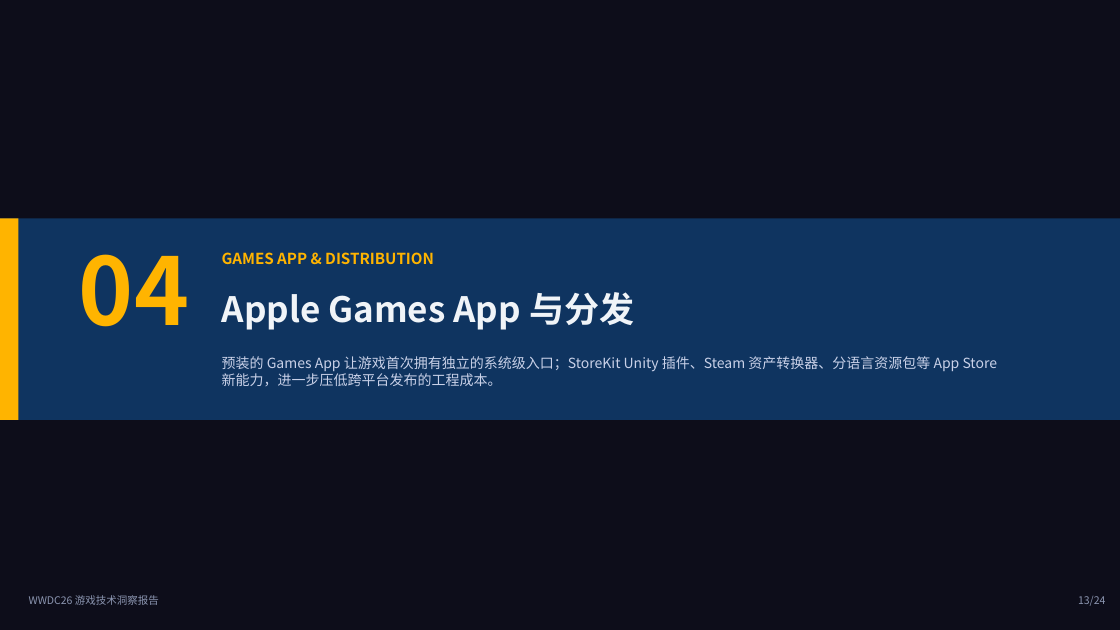
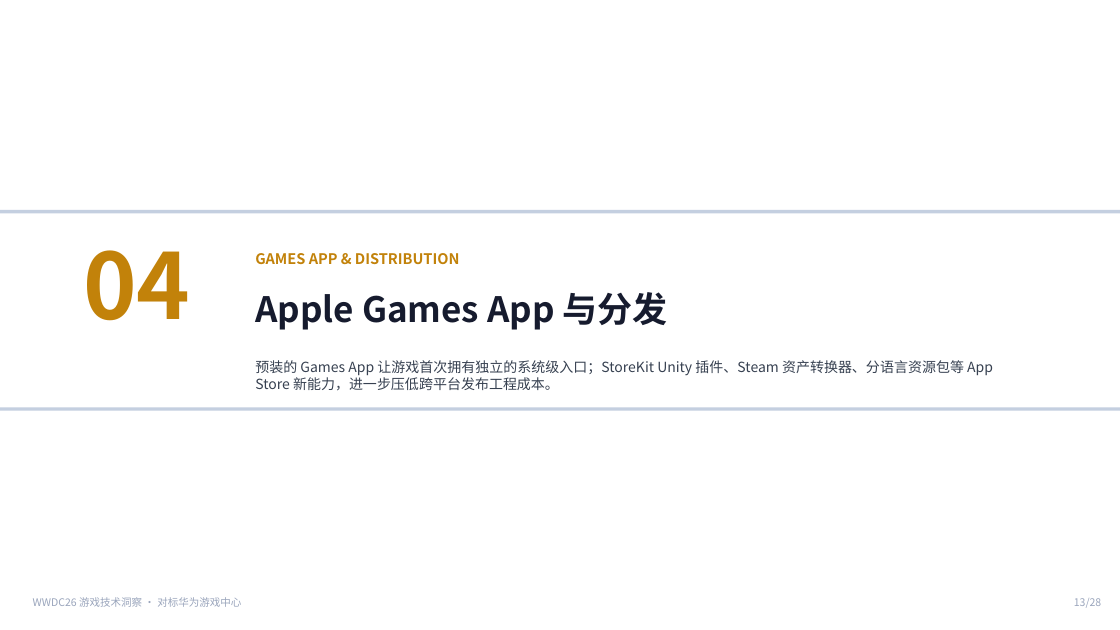
Before and after one commit to xhyha/insight, a slide deck: slide 13 of WWDC26_Gaming_Insight_Report.pptx. Drawn at 1120x630 pixels with LibreOffice and Linux fonts; fonts in the diff are those of the drawing. Boxes give left, top, right and bottom in pixels: in the first picture for what was removed or moved away, otherwise in the second. Text is boxed around its words. In the diff, an @@ line names an element or a change of style, - is before the commit and + after.

Commit message:
WWDC26游戏洞察 v2 - 白底版 + 新增华为游戏中心对标启发 (28 pages)
主要变更：
- 全局改为纯白底色主题（原深色主题）
- 新增第六章「对标华为游戏中心」(5 页)：
  · 华为游戏中心/HMS Game Service 现状速览
  · WWDC26 vs 华为 全维度对比矩阵
  · 对华为游戏中心的 7 大启发（分 2 页）
- 结论与行动建议改为华为视角路线图
- 目录与封面更新，总页数 24→28

7 大启发：AI迁移助手 / NPU神经升频 / 命令行AI调试 /
设备级智能画质预设 / 社交化发现 / 引擎插件资源分包 / 多设备空间游戏

```diff
--- a/WWDC26_Gaming_Insight_Report.pptx
+++ b/WWDC26_Gaming_Insight_Report.pptx
@@ background #0D0D1A to #FFFFFF @@
@@ rectangle: place and size @@
-rectangle at (0,218,1120,420)
+rectangle at (0,210,1120,213)
@@ rectangle at (0,210,1120,213): fill #0F3460 to #C4CFE0 @@
@@ rectangle removed at (0,218,18,420) @@
@@ text "04" at (83,250,190,321): size 80 to 78 pt, text colour #FFB400 to #C2820A @@
@@ text "GAMES APP & DISTRIBUTION": place and size @@
-text "GAMES APP & DISTRIBUTION" at (222,252,434,264)
+text "GAMES APP & DISTRIBUTION" at (255,253,460,264)
@@ text "GAMES APP & DISTRIBUTION" at (255,253,460,264): size 13 to 12.5 pt, text colour #FFB400 to #C2820A @@
@@ text "Apple Games App 与分发": place and size @@
-text "Apple Games App 与分发" at (222,292,634,330)
+text "Apple Games App 与分发" at (255,292,668,330)
@@ text "Apple Games App 与分发" at (255,292,668,330): text colour #F0F4F8 to #161B2E @@
@@ text at (255,360,993,391): text changed; text colour #C9D1E8 to #374151 @@
-预装的 Games App 让游戏首次拥有独立的系统级入口；StoreKit Unity 插件、Steam 资产转换器、分语言资源包等 App Store 新能力，进一步压低跨平台发布的工程成本。
+预装的 Games App 让游戏首次拥有独立的系统级入口；StoreKit Unity 插件、Steam 资产转换器、分语言资源包等 App Store 新能力，进一步压低跨平台发布工程成本。
@@ rectangle added at (0,408,1120,411), fill #C4CFE0 @@
@@ text at (33,597,241,607): text changed; text colour #8B95B0 to #9AA5BC @@
-WWDC26 游戏技术洞察报告
+WWDC26 游戏技术洞察 · 对标华为游戏中心
@@ text at (1074,598,1101,608): text changed; text colour #8B95B0 to #9AA5BC @@
-13/24
+13/28
```
Also in this commit, not shown: 22 other slides changed, 5 slides added, 1 slide removed.
